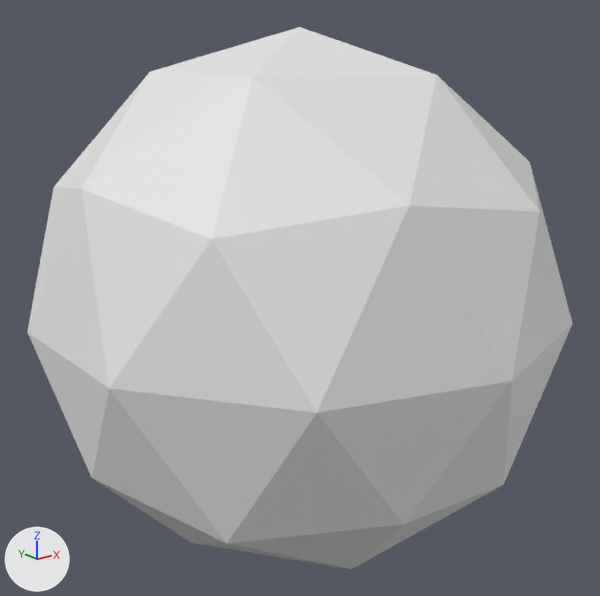
The OBJ model DirectXGame/Resources/bom/bom.obj as it was, and as the next commit left it.
Rendered twice from a 50 mm camera at (-0.476, -0.595, 0.241) aimed at (0.001, 0.001, 0.003). The lights are fixed; the arrows at lower left show +X, +Y and +Z. Where no turn or scale is listed for an object, it has been applied to the vertices.

In view in the first picture: 'ICO球'.
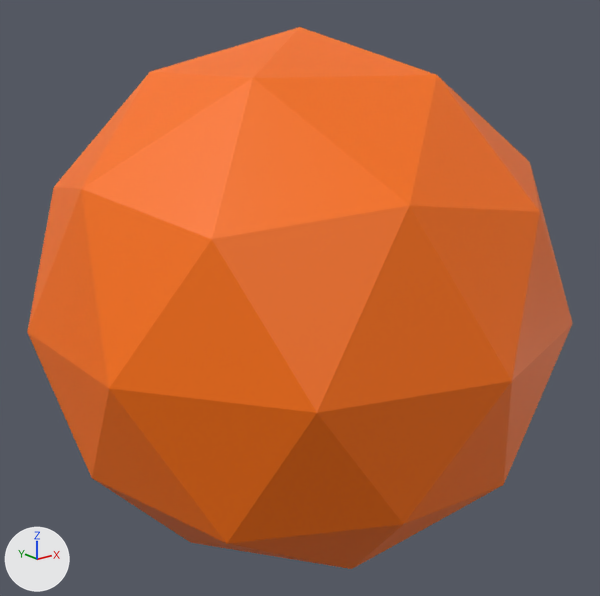
Changed parts and their boxes [x1, y1, x2, y2] in the pictures (600 x 596 px):
'ICO球', recoloured (white to orange): [27, 27, 573, 569] in both

What the commit changed:
Picture 'texture.png' (img_texture_png) is new.
Material 'マテリアル' (mat_マテリアル) is new.
Its texture is img_texture_png.
me_ico球 has 42 vertices, 80 faces and spans x -0.238..0.238, y -0.25..0.25, z -0.25..0.25.
me_ico球 now uses material mat_マテリアル (picture img_texture_png).
